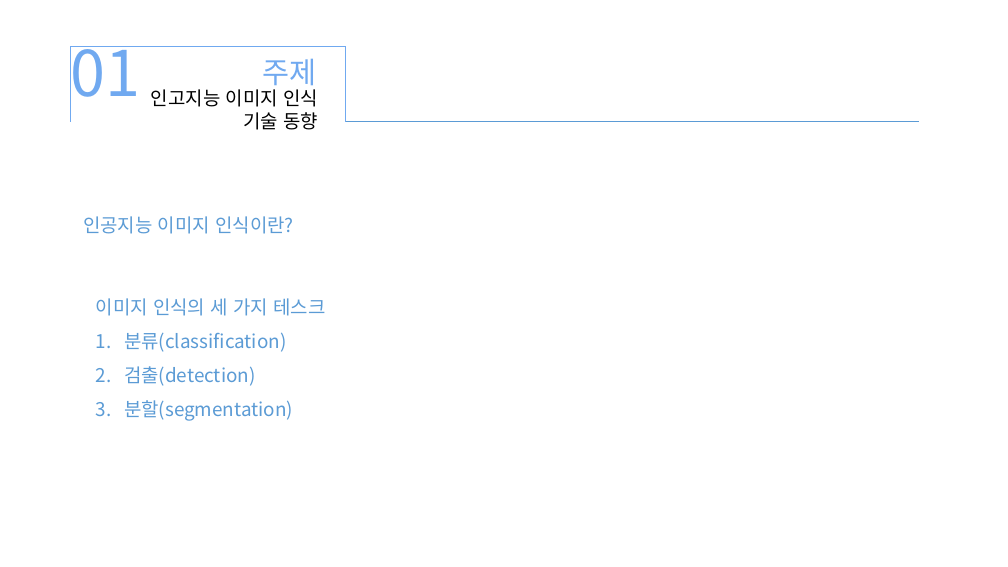
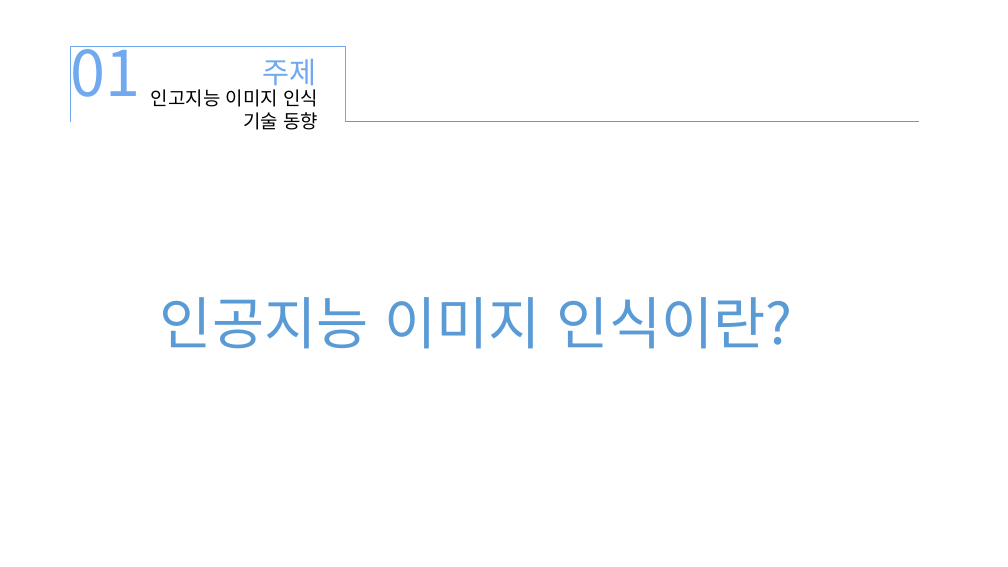
Before and after one commit to xddongx/flexink, a slide deck: slide 3 of 이미지 인식 기술/이미지 인식 기술_KDH.pptx. Drawn at 1008x567 pixels with LibreOffice and Linux fonts; fonts in the diff are those of the drawing. Boxes give left, top, right and bottom in pixels: in the first picture for what was removed or moved away, otherwise in the second. Text is boxed around its words. In the diff, an @@ line names an element or a change of style, - is before the commit and + after.

```diff
--- a/이미지 인식 기술/이미지 인식 기술_KDH.pptx
+++ b/이미지 인식 기술/이미지 인식 기술_KDH.pptx
@@ text "인공지능 이미지 인식이란?": place and size @@
-text "인공지능 이미지 인식이란?" at <box>83,216,294,234</box>
+text "인공지능 이미지 인식이란?" at <box>160,297,793,349</box>
@@ text "인공지능 이미지 인식이란?" at <box>160,297,793,349</box>: size 18 to 54 pt @@
@@ text removed at <box>96,298,325,421</box> @@
-이미지 인식의 세 가지 테스크
-1. 분류(classification)
-2. 검출(detection)
-3. 분할(segmentation)
```
Also in this commit, not shown: 1 other slide changed, 14 slides added, 13 slides removed, 11 other files.
